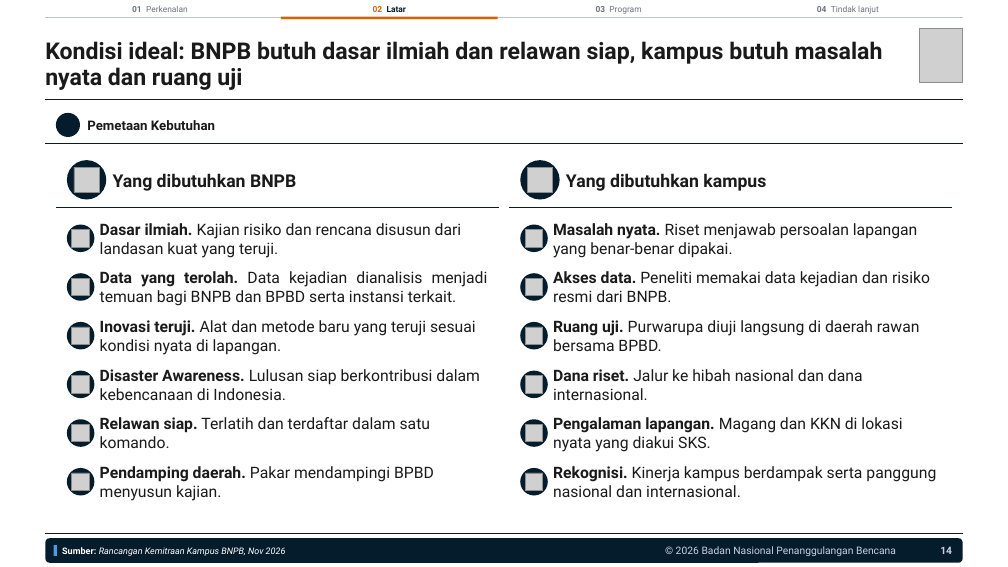
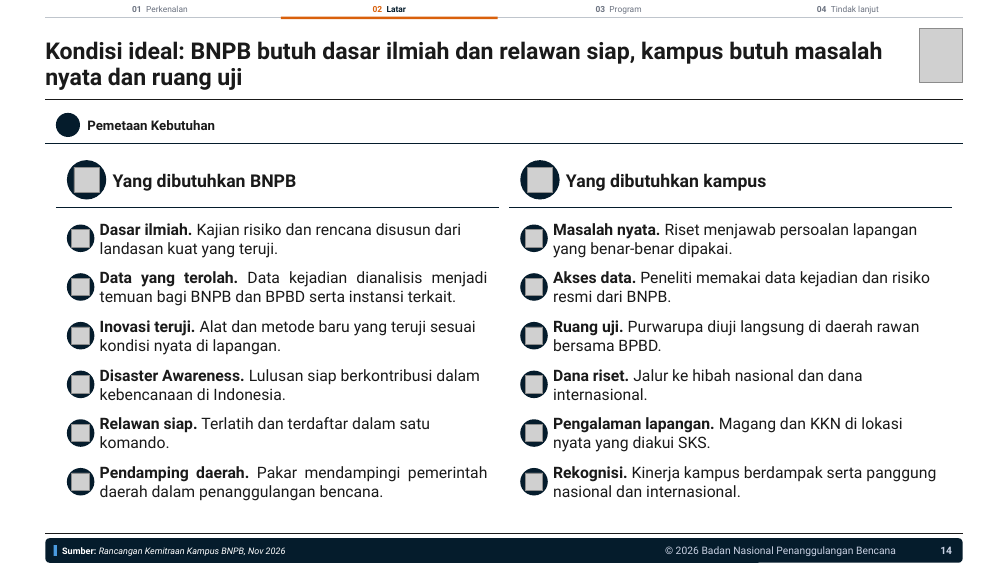
Before and after one commit to terasurbannetwork/poskokarhutla, a slide deck: slide 14 of data/kegiatan-bnpb/kunjungan-kampus/UMY/Paparan Kerja Sama BNPB dengan UMY 041126.pptx. Drawn at 1008x567 pixels with LibreOffice and Linux fonts; fonts in the diff are those of the drawing; grey boxes stand for pictures; background and template pictures are left out. Boxes give left, top, right and bottom in pixels: in the first picture for what was removed or moved away, otherwise in the second. Text is boxed around its words. In the diff, an @@ line names an element or a change of style, - is before the commit and + after.

```diff
--- a/data/kegiatan-bnpb/kunjungan-kampus/UMY/Paparan Kerja Sama BNPB dengan UMY 041126.pptx
+++ b/data/kegiatan-bnpb/kunjungan-kampus/UMY/Paparan Kerja Sama BNPB dengan UMY 041126.pptx
@@ text at (100, 466, 487, 501): text changed @@
-Pendamping daerah. Pakar mendampingi BPBD menyusun kajian.
+Pendamping daerah. Pakar mendampingi pemerintah daerah dalam penanggulangan bencana.
```
Also in this commit, not shown: 14 other slides changed, 1 slide added, 1 slide removed, 10 other files.
